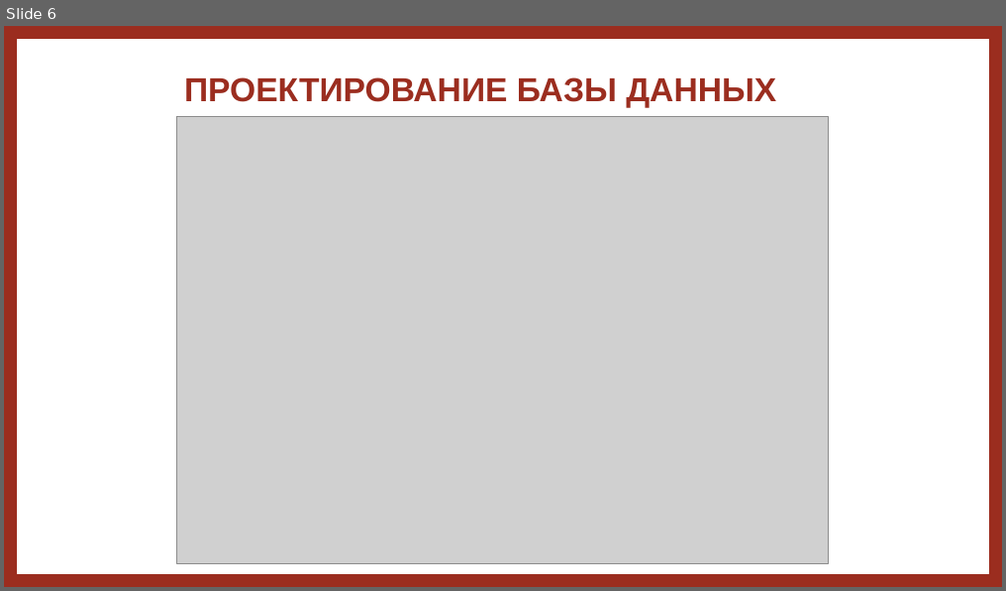
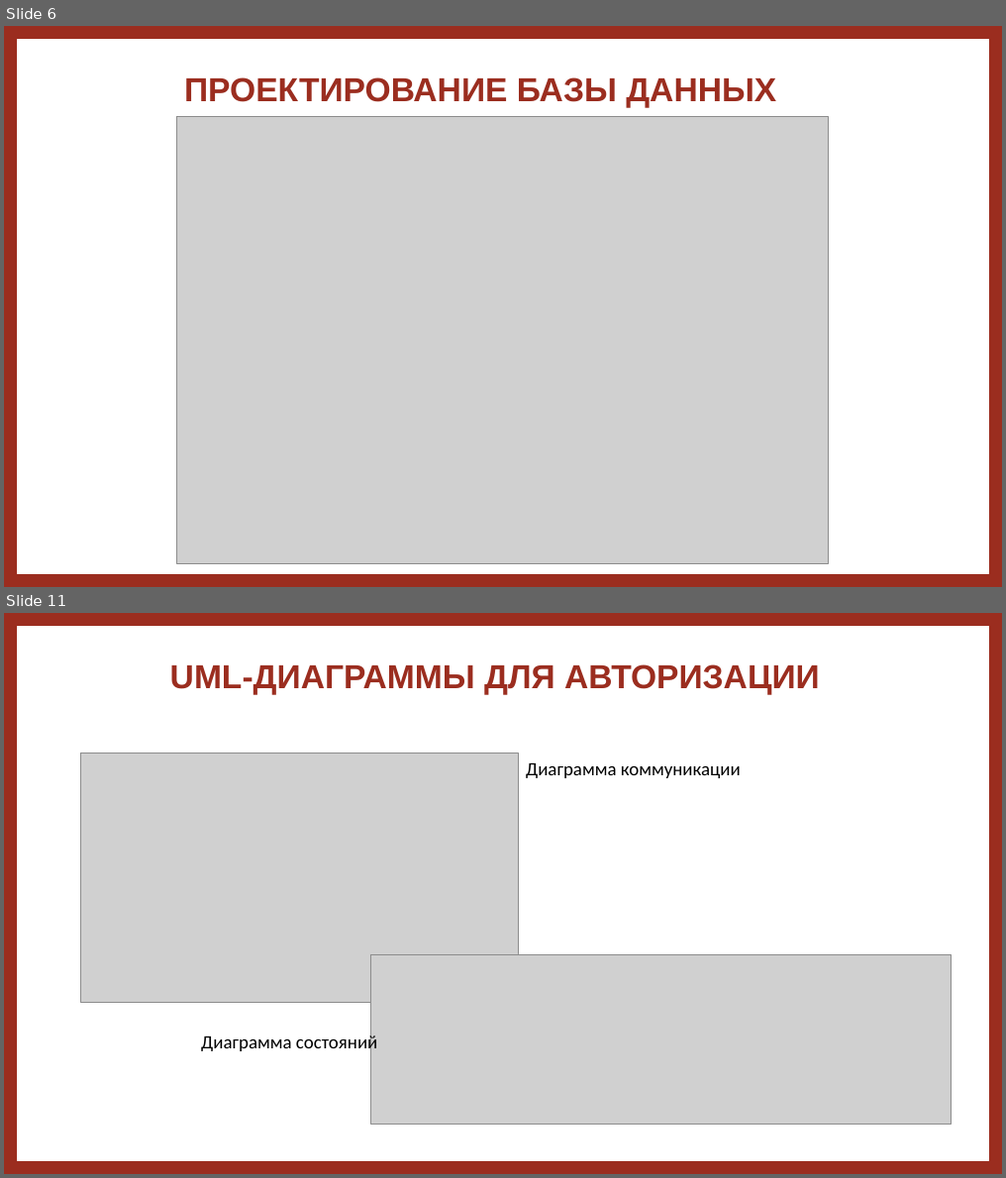
Before and after one commit to dex1fy/RecipeWebsite.EducationalPractice, a slide deck: документы/ЗащитаУП.pptx. Shown one above the other, each under a label of ours: slide 6 before the commit, slides 6 and 11 after it; the slides between them are not shown. The pictures are 1006x591 and 1006x1178 pixels, drawn with LibreOffice and Linux fonts; fonts in the diff are those of the drawing; grey boxes stand for pictures. Boxes give left, top, right and bottom in pixels: in the first picture for what was removed or moved away, otherwise in the second. Text is boxed around its words. In the diff, an @@ line names an element or a change of style, - is before the commit and + after.

```diff
--- a/документы/ЗащитаУП.pptx
+++ b/документы/ЗащитаУП.pptx
@@ slide 11 added at (4, 613, 1002, 1174), background #FFFFFF @@
@@ frame added at (4, 613, 1002, 1174), fill #9B2D1F, outline #9B2D1F 1 pt @@
@@ title added at (170, 664, 820, 695), 32 pt, text #9B2D1F, bold @@
+UML-ДИАГРАММЫ ДЛЯ АВТОРИЗАЦИИ
@@ picture added at (80, 754, 519, 1002) @@
@@ text added at (526, 763, 741, 778), 18 pt, text #000000 @@
+Диаграмма коммуникации
@@ picture added at (371, 955, 951, 1124) @@
@@ text added at (201, 1033, 377, 1054), 18 pt, text #000000 @@
+Диаграмма состояний
```
Also in this commit, not shown: 6 other slides added, 9 other files.
